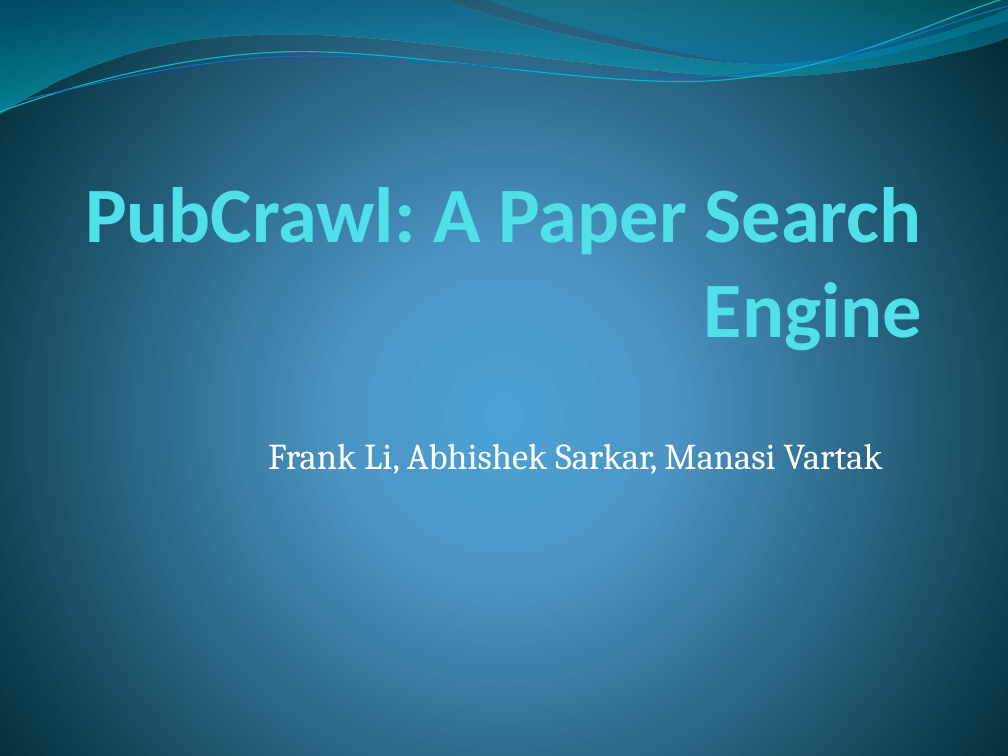
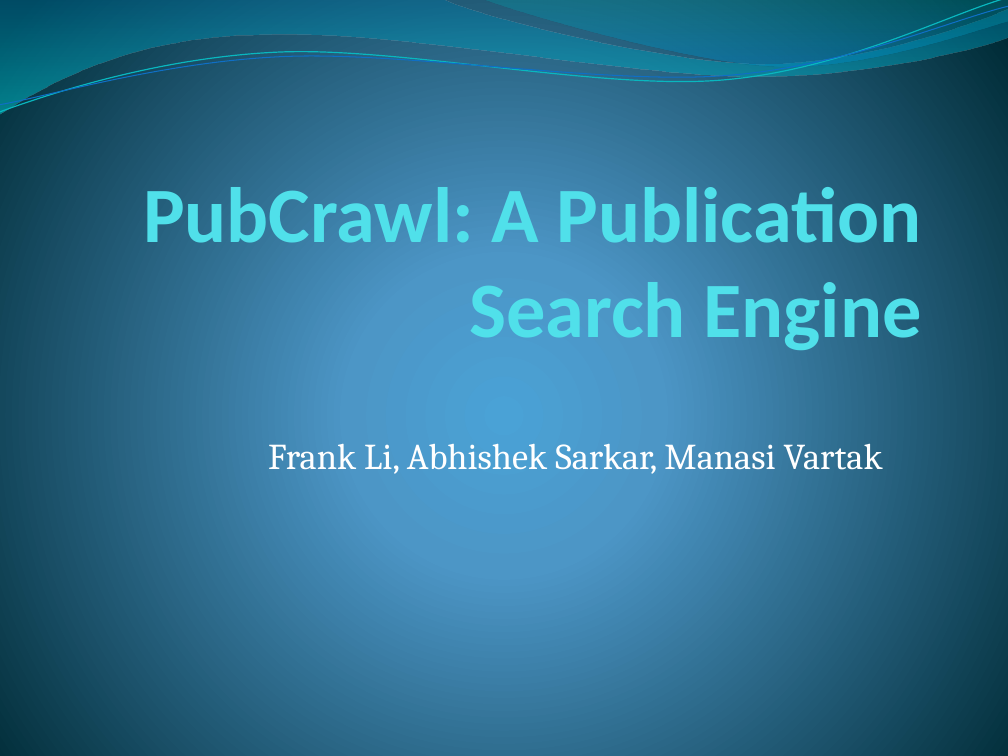
Before and after one commit to mvartakgithub/6.830-Final-Project, a slide deck: slide 1 of PubCrawlPresentation.pptx. Drawn at 1008x756 pixels with LibreOffice and Linux fonts; fonts in the diff are those of the drawing. Boxes give left, top, right and bottom in pixels: in the first picture for what was removed or moved away, otherwise in the second. Text is boxed around its words. In the diff, an @@ line names an element or a change of style, - is before the commit and + after.

```diff
--- a/PubCrawlPresentation.pptx
+++ b/PubCrawlPresentation.pptx
@@ title at (x1=143, y1=177, x2=922, y2=355): text changed @@
-PubCrawl: A Paper Search Engine
+PubCrawl: A Publication Search Engine
```
Also in this commit, not shown: 4 other slides changed, 4 slides added, 2 slides removed, 2 other files.
